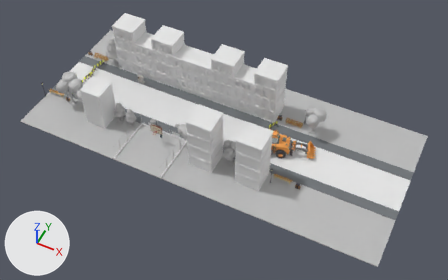
The FBX model Assets/Visual-Assets/Models/Level_01.fbx as it was, and as the next commit left it.
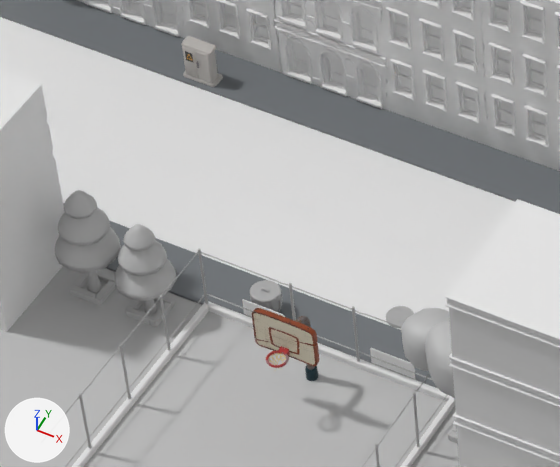
The first picture shows the older version from a 50 mm camera at (80.3, -110.8, 152.7) aimed at (20.3, 9.2, 2.8). The close-ups show both versions on the part from 23% to 46% of the width and 24% to 55% of the height of that picture; other places that the commit changed are outside them. Lighting does not change. The marker at lower left points along +X, +Y and +Z. Where no turn or scale is listed for an object, it has been applied to the vertices. Vertices at the same position are counted once.

The first close-up shows 'Court_Floor', 'Fence_Wall', 'Pine_Tree_01', 'Pine_Tree_03', 'SM_Bld_Apartment_Stack_01', 'SM_Bld_Apartment_Stack_01.001', 'SM_Bld_Apartment_Stack_03', 'SM_Bld_Apartment_Stack_06', 'SM_Bld_Apartment_Stack_07', 'SM_Bld_Apartment_Stack_08', 'Sidewalk_01', 'Trach_can_01', 'Tree_01'.
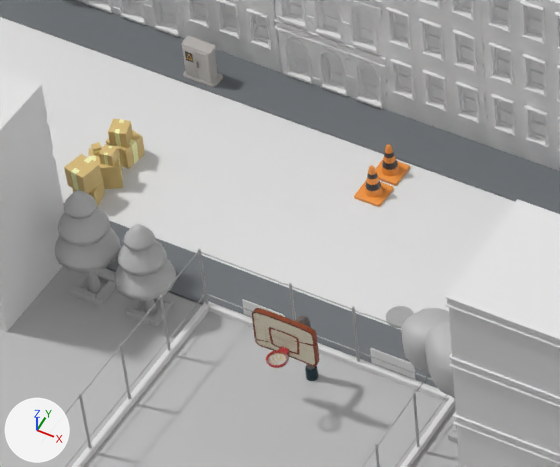
Where the newer file only moved an object's origin or applied its transform, the numbers keep the older frame.

The change, as JSON lines over the scene's bpy script:
```json
{"block": "me_mesh_004", "where": "me_mesh_004.from_pydata(...)  # 1200 vertices, 1132 faces; spans x -0.98..0.98, y -0.97..0.97, z -1.0..1.0"}
{"block": "me_mesh_004", "where": "# used by ob_trach_can_01; location = (-5.16, 6.82, 1.18)"}
{"block": "me_mesh_004", "change": "me_mesh_004 part 1: the whole mesh is moved by (17.2, 1.24, 0.0)"}
{"op": "add", "block": "me_mesh_051", "code": ["me_mesh_051 = bpy.data.meshes.new('Mesh.051')", "me_mesh_051.from_pydata(...)  # 377 vertices, 353 faces; spans x -0.94..0.94, y -0.94..0.94, z 0.0..2.38", "me_mesh_051.materials.append(mat_base_material)  # picture img_atlas_png_001_png"]}
{"op": "add", "block": "me_mesh_053", "code": ["me_mesh_053 = bpy.data.meshes.new('Mesh.053')", "me_mesh_053.from_pydata(...)  # 910 vertices, 896 faces; spans x -1.37..1.31, y -3.1..3.13, z 0.0..3.02", "me_mesh_053.materials.append(mat_base_material)  # picture img_atlas_png_001_png"]}
{"op": "add", "block": "ob_cone_01", "code": ["ob_cone_01 = bpy.data.objects.new('Cone_01', me_mesh_051)", "ob_cone_01.location = (-4.47, 20.92, 0.06)"]}
{"op": "add", "block": "ob_cone_02", "code": ["ob_cone_02 = bpy.data.objects.new('Cone_02', me_mesh_051.copy())", "ob_cone_02.location = (-4.47, 18.76, 0.06)"]}
{"op": "add", "block": "ob_boxes_01", "code": ["ob_boxes_01 = bpy.data.objects.new('Boxes_01', me_mesh_053)", "ob_boxes_01.location = (-20.36, 12.37, 0.03)"]}
```

Changed parts and their boxes [x1, y1, x2, y2] in the close-ups (560 x 467 px):
```json
{"object": "Boxes_01", "change": "added", "after": [64, 119, 145, 207], "on screen": "brown"}
{"object": "Cone_02", "change": "added", "after": [354, 165, 393, 207], "on screen": "orange"}
{"object": "Trach_can_01", "change": "mesh moved", "before": [250, 280, 282, 312], "on screen": "not visible afterwards"}
{"object": "Cone_01", "change": "added", "after": [375, 144, 410, 186], "on screen": "orange"}
```
